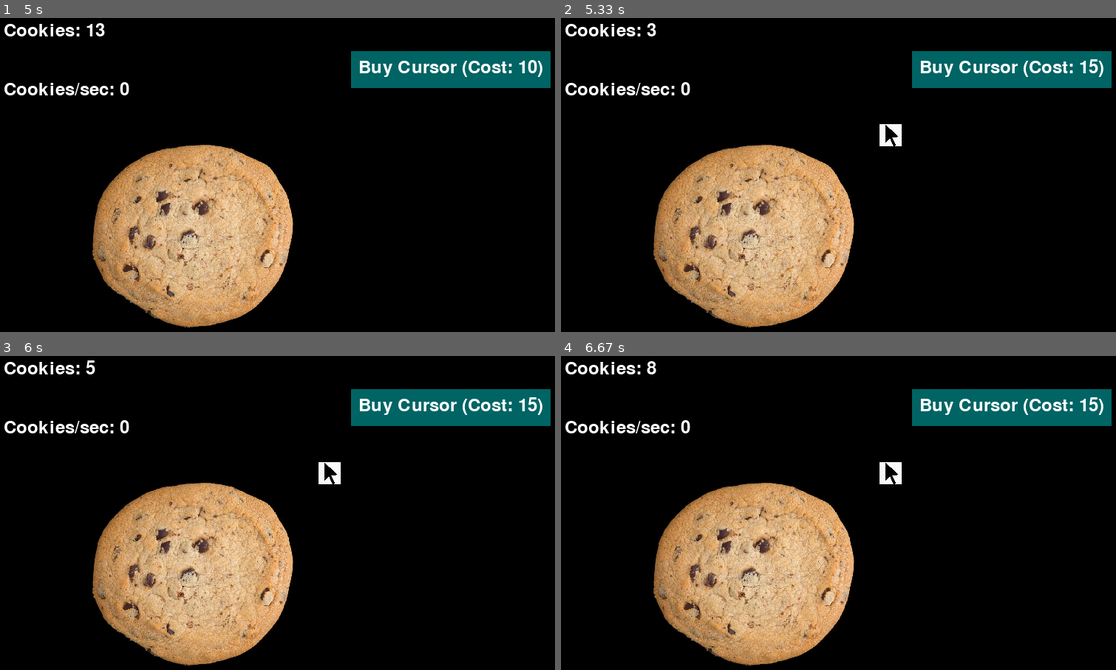
Above: before the commit, frames 1-4 (two rows, left to right).
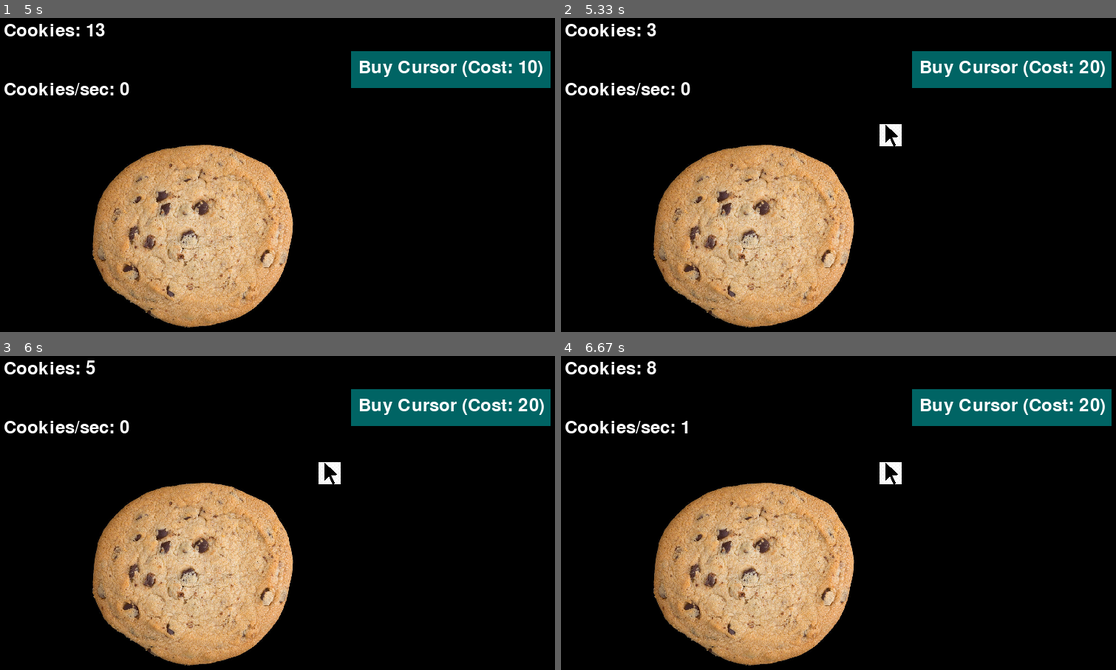
Above: after the commit, the same moments.

Repository: BoyanGerasimov/CookieClickerPygame
Game: pygame game, started from main.py
Same seed, same stepped clock (60 frames per second), same inputs: the game is played once before the commit and once after it.
Inputs (mouse positions are in pixels of both pictures, inside the frame that each line leads up to):
- Up to frame 1 (5 s): click (294, 234) at 0.38 s; click (294, 262) at 0.72 s; click (111, 168) at 1.05 s; click (149, 149) at 1.88 s; click (outside the picture) at 2.22 s; click (271, 159) at 2.55 s; click (210, 143) at 2.88 s; click (66, 137) at 3.22 s; click (99, 278) at 3.55 s; click (105, 178) at 3.88 s; click (122, 149) at 4.22 s; click (316, 218) at 4.55 s; click (116, 209) at 4.88 s
- Up to frame 2 (5.33 s): click "Buy Cursor (Cost: 10)" at 5.22 s
- Up to frame 3 (6 s): click (160, 491) at 5.55 s; click (105, 600) at 5.88 s
- Up to frame 4 (6.67 s): click (794, 556) at 6.22 s; click (710, 456) at 6.55 s

Frame 1 is identical in both runs. In frame 2, 0.1% of the frame differs, in the area x 93-99%, y 13-19%; in frame 3, 0.1%; in frame 4, 0.2%, in the area x 21-99%, y 13-25%.

Commit message:
working counter for cookies/sec

Diff:
--- a/main.py
+++ b/main.py
@@ -28,6 +28,7 @@
 cursor_auto_collect = 1
 cps_timer = pygame.time.get_ticks()
 cps_delay = 1000
+cookies_per_second = 0
 
 
 def collect_cookies():
@@ -87,7 +88,7 @@
                             cursor = Cursor()
                             cursor_sprite.add(cursor)
                             cursor_count += 1
-                            cursor_cost = int(cursor_cost * 1.5)
+                            cursor_cost = int(cursor_cost + 10)
 
     cookie_sprite.update()
 
@@ -102,7 +103,6 @@
     window_text = font.render("Buy Cursor (Cost: " + str(cursor_cost) + ")", True, WHITE)
     screen.blit(window_text, (window_x + 10, window_y + 10))
 
-    cookies_per_second = 0
     current_time = pygame.time.get_ticks()
     if current_time - cps_timer >= cps_delay:
         collect_cookies()
